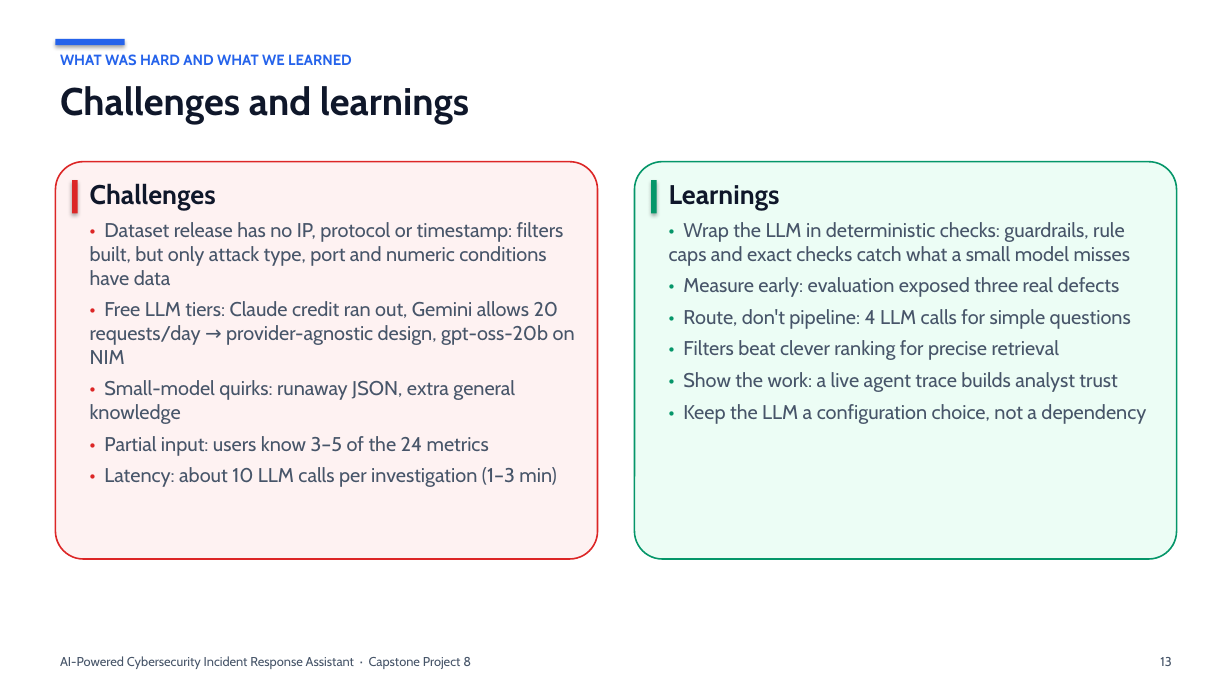
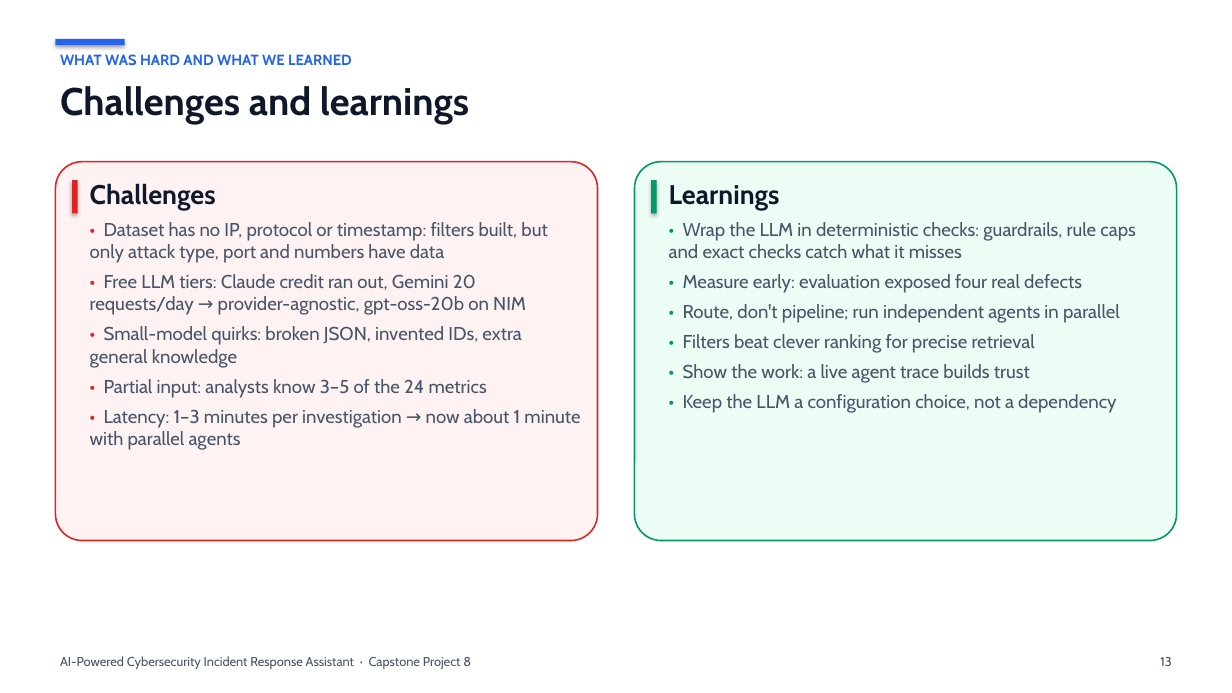
Before and after one commit to nlnkrthk/Cybersecurity-assistant, a slide deck: slide 13 of presentation/Project_Presentation.pptx. Drawn at 1232x693 pixels with LibreOffice and Linux fonts; fonts in the diff are those of the drawing. Boxes give left, top, right and bottom in pixels: in the first picture for what was removed or moved away, otherwise in the second. Text is boxed around its words. In the diff, an @@ line names an element or a change of style, - is before the commit and + after.

```diff
--- a/presentation/Project_Presentation.pptx
+++ b/presentation/Project_Presentation.pptx
@@ rounded rectangle resized from (x1=55, y1=162, x2=598, y2=559) to (x1=55, y1=162, x2=598, y2=541) @@
@@ rounded rectangle resized from (x1=635, y1=162, x2=1177, y2=559) to (x1=635, y1=162, x2=1177, y2=541) @@
@@ text at (x1=90, y1=222, x2=580, y2=450): text changed; size 15.5 to 14.5 pt @@
-• Dataset release has no IP, protocol or timestamp: filters built, but only attack type, port and numeric conditions have data
-• Free LLM tiers: Claude credit ran out, Gemini allows 20 requests/day → provider-agnostic design, gpt-oss-20b on NIM
-• Small-model quirks: runaway JSON, extra general knowledge
-• Partial input: users know 3–5 of the 24 metrics
-• Latency: about 10 LLM calls per investigation (1–3 min)
+• Dataset has no IP, protocol or timestamp: filters built, but only attack type, port and numbers have data
+• Free LLM tiers: Claude credit ran out, Gemini 20 requests/day → provider-agnostic, gpt-oss-20b on NIM
+• Small-model quirks: broken JSON, invented IDs, extra general knowledge
+• Partial input: analysts know 3–5 of the 24 metrics
+• Latency: 1–3 minutes per investigation → now about 1 minute with parallel agents
@@ text at (x1=669, y1=222, x2=1135, y2=323): text changed; size 15.5 to 14.5 pt @@
-• Wrap the LLM in deterministic checks: guardrails, rule caps and exact checks catch what a small model misses
-• Measure early: evaluation exposed three real defects
-• Route, don't pipeline: 4 LLM calls for simple questions
+• Wrap the LLM in deterministic checks: guardrails, rule caps and exact checks catch what it misses
+• Measure early: evaluation exposed four real defects
+• Route, don't pipeline; run independent agents in parallel
@@ text at (x1=683, y1=364, x2=1030, y2=383): text changed; size 15.5 to 14.5 pt @@
-• Show the work: a live agent trace builds analyst trust
+• Show the work: a live agent trace builds trust
@@ text at (x1=683, y1=394, x2=1116, y2=413): size 15.5 to 14.5 pt in "• Filters beat clever ranking for precise ...", "• Keep the LLM a configuration choice, ..." @@
```
Also in this commit, not shown: 4 other slides changed, 9 slides added, 8 slides removed, 2 other files.
